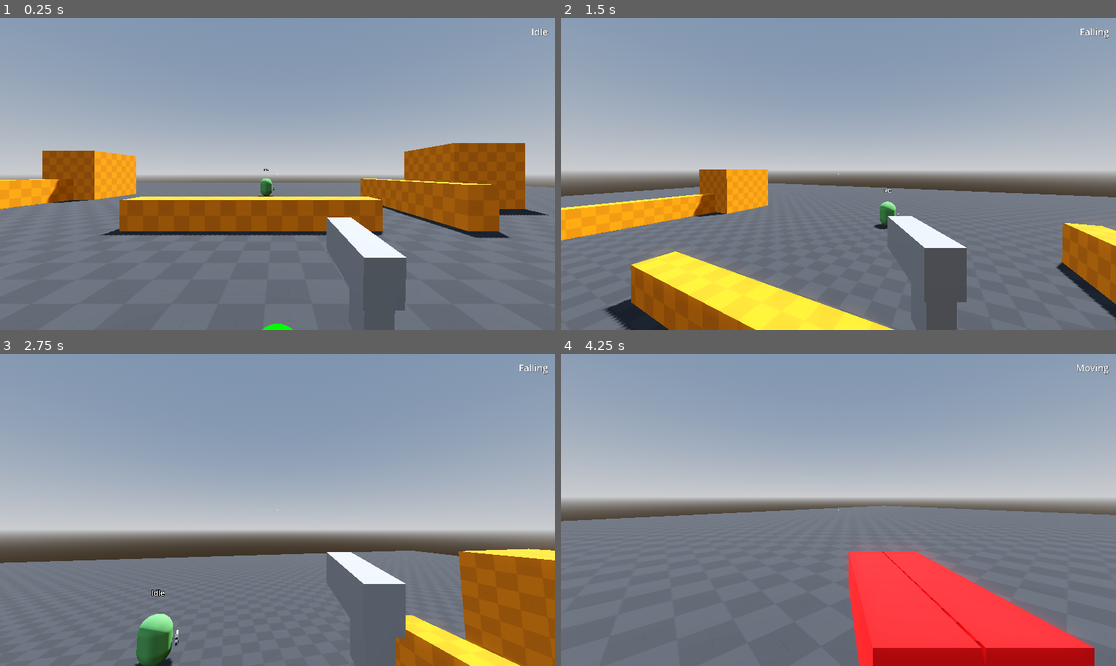
Above: before the commit, frames 1-4 (two rows, left to right).
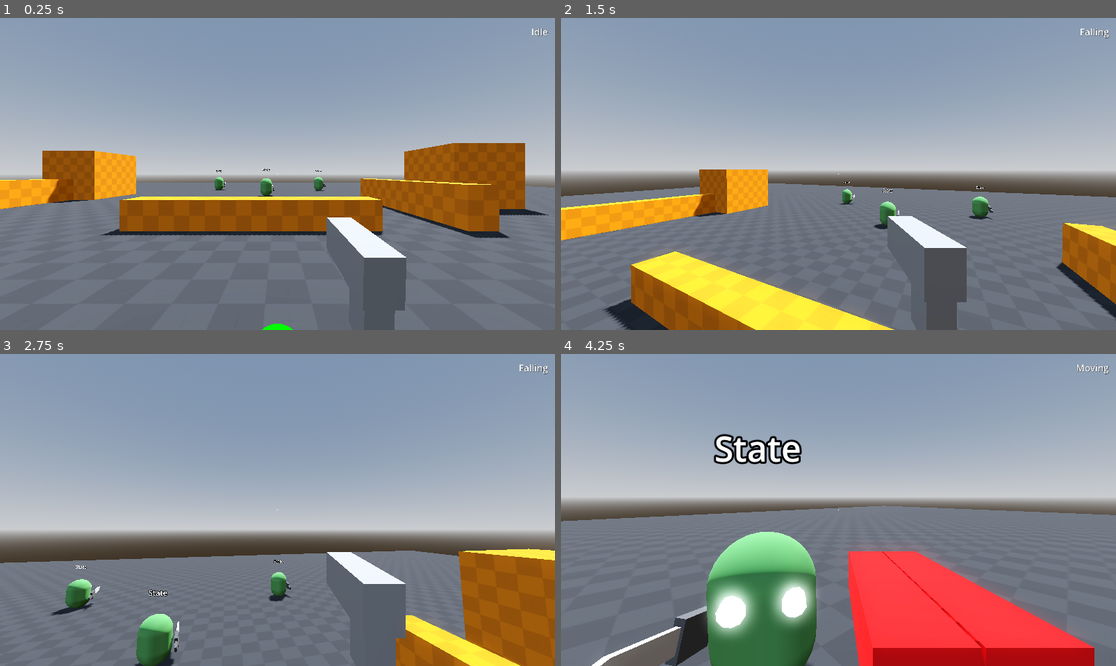
Above: after the commit, the same moments.

Repository: WyattBumbalough/ShootyGamePrototype
Game: Godot game, scene res://Entities/Levels/Test Map 2/test_map_02.tscn
Two runs of this game, one before a commit and one after it. Both use one fixed random seed, a clock stepped at 60 frames per second and the inputs below.
Inputs (mouse positions are in pixels of both pictures, inside the frame that each line leads up to):
- Up to frame 1 (0.25 s): no input
- Up to frame 2 (1.5 s): move the mouse to (866, 174) at 0.52 s; hold E (action) 0.53-1.28 s; hold W (up) from 0.53 s (still down); tap Space (jump) at 0.77, 0.8, 1.07, 1.35 s; move the mouse to (810, 174) at 1.27 s
- Up to frame 3 (2.75 s): keep holding W (up); tap Space (jump) at 1.52, 1.82, 2.3 s; tap E (action) at 1.55 s; move the mouse to (288, 503) at 2.02 s; hold E (action) from 2.03 s (still down)
- Up to frame 4 (4.25 s): keep holding W (up); move the mouse to (832, 516) at 2.77 s; release E (action) at 2.78 s; tap Mouse wheel down (scrolldown) at 2.85 s; tap Space (jump) at 3.02, 3.32, 3.77, 3.8, 4.07 s; tap E (action) at 3.05 s; move the mouse to (877, 513) at 3.52 s; hold Mouse wheel up (scrollup) from 3.53 s (still down)

The runs differ from the first frame. In frame 1, 0.2% of the frame differs, in the area x 38-59%, y 48-58%; in frame 2, 0.3%; in frame 3, 0.9%; in frame 4, 11%, in the area x 5-47%, y 25-100%.

Commit message:
enemy attacks

Diff:
--- /dev/null
+++ b/Common/Components/detection_component.gd
@@ -0,0 +1,3 @@
+@icon("res://Assets/Icons/detection.png")
+extends Area3D
+class_name DetectionComponent
--- a/Entities/Enemies/Small/States/enemy_small_attack.gd
+++ b/Entities/Enemies/Small/States/enemy_small_attack.gd
@@ -3,16 +3,22 @@
 
 
 func enter(_previous_state: State):
+	Char.velocity = Vector3.ZERO
+	Char.look_at(Global.CurrentPlayer.global_position, Vector3.UP)
 	Char.animations.play("attack")
 
 
 func handle_physics(_delta) -> State:
-	Char.handle_movement(move_speed, _delta)
-	Char.look_at(Global.CurrentPlayer.global_position, Vector3.UP)
+	var dir = Char.global_position.direction_to(Char.player.global_position)
+	var rotation_speed = 4
+	var target_rotation = dir.signed_angle_to(Vector3.MODEL_REAR, Vector3.DOWN)
+	if abs(target_rotation - Char.rotation.y) > deg_to_rad(60):
+		rotation_speed = 20 # Rotates faster if more than 60 deg required.
+	Char.rotation.y = lerp_angle(Char.rotation.y, target_rotation, _delta * rotation_speed)
 
 	return null
 
 
 func _on_animation_player_animation_finished(anim_name: StringName) -> void:
 	if anim_name == "attack":
-		state_machine.change_state(idle_state)
+		state_machine.change_state(moving_state)
--- a/Entities/Enemies/Small/States/enemy_small_moving.gd
+++ b/Entities/Enemies/Small/States/enemy_small_moving.gd
@@ -16,8 +16,10 @@
 
 
 func enter(_previous_state: State):
+	move_speed += randf_range(0, 1.75)
 	navpoint = Global.get_nav_point()
 	nav_offset = Vector3(randf_range(0.5, 1.0), 0 , randf_range(0.5, 1.0))
+	set_target_position()
 
 
 func handle_process(_delta) -> State:
@@ -37,6 +39,8 @@
 func handle_physics(_delta) -> State:
 	if time >= nav_delay:
 		set_target_position()
+		if Char.check_for_player():
+			return attack_state
 	else:
 		time += 1
 
@@ -51,6 +55,11 @@
 		Char.velocity.x = dir.x * move_speed
 		Char.velocity.z = dir.z * move_speed
 
+	#if nav_agent.is_navigation_finished():
+		#Char.velocity = Vector3.ZERO
+		#return attack_state
+
+
 	return null
 
 
--- a/Entities/Enemies/Small/enemy_small.tscn
+++ b/Entities/Enemies/Small/enemy_small.tscn
@@ -9,6 +9,7 @@
 [ext_resource type="Script" uid="uid://c3gqa1clvbac3" path="res://Entities/Enemies/Small/States/enemy_small_attack.gd" id="7_x7bwl"]
 [ext_resource type="Script" uid="uid://dyjicjvku038e" path="res://Common/Components/hurtbox_component.gd" id="8_gbnqi"]
 [ext_resource type="Script" uid="uid://cyseg2uhnh0nx" path="res://Entities/Enemies/Small/States/enemy_small_jump.gd" id="8_w7pc1"]
+[ext_resource type="Script" uid="uid://crp47tu2f1fix" path="res://Common/Components/detection_component.gd" id="10_cmykg"]
 
 [sub_resource type="CapsuleMesh" id="CapsuleMesh_wbf3x"]
 height = 1.5
@@ -30,6 +31,14 @@
 
 [sub_resource type="CapsuleShape3D" id="CapsuleShape3D_6rqwt"]
 height = 1.5
+
+[sub_resource type="CapsuleShape3D" id="CapsuleShape3D_08bp1"]
+radius = 0.6
+height = 1.5
+
+[sub_resource type="CylinderShape3D" id="CylinderShape3D_cmykg"]
+height = 1.6186523
+radius = 2.2
 
 [sub_resource type="Animation" id="Animation_cmykg"]
 length = 0.001
@@ -72,7 +81,7 @@
 tracks/3/type = "value"
 tracks/3/imported = false
 tracks/3/enabled = true
-tracks/3/path = NodePath("Knife/HurtboxComponent/CollisionShape3D:disabled")
+tracks/3/path = NodePath("HurtboxComponent/CollisionShape3D:disabled")
 tracks/3/interp = 1
 tracks/3/loop_wrap = true
 tracks/3/keys = {
@@ -91,10 +100,10 @@
 tracks/0/interp = 1
 tracks/0/loop_wrap = true
 tracks/0/keys = {
-"times": PackedFloat32Array(0, 0.3, 0.3674616, 0.5333333),
-"transitions": PackedFloat32Array(0.5, 2, 2, 2),
-"update": 0,
-"values": [Vector3(0, 0.75, 0), Vector3(0, 0.75, 0.75), Vector3(0, 0.75, 0.75), Vector3(0, 0.75, 0)]
+"times": PackedFloat32Array(0, 0.3, 0.3674616, 0.6333333, 0.76666665),
+"transitions": PackedFloat32Array(0.5, 2, 2, 2, 0.5),
+"update": 0,
+"values": [Vector3(0, 0.75, 0), Vector3(0, 0.75, 0.75), Vector3(0, 0.75, 0.75), Vector3(0, 0.75, -0.605), Vector3(0, 0.75, 0)]
 }
 tracks/1/type = "value"
 tracks/1/imported = false
@@ -103,10 +112,10 @@
 tracks/1/interp = 1
 tracks/1/loop_wrap = true
 tracks/1/keys = {
-"times": PackedFloat32Array(0, 0.36666667, 0.5333333, 0.6666666),
+"times": PackedFloat32Array(0, 0.36666667, 0.6333333, 0.9),
 "transitions": PackedFloat32Array(0.5, 2, 1, 1),
 "update": 0,
-"values": [Vector3(0.6144146, 0.6173438, -0.10717255), Vector3(0.64053243, 0.62981474, 0.8677707), Vector3(-0.107233405, 0.62981474, -0.7405869), Vector3(0.6144146, 0.6173438, -0.10717255)]
+"values": [Vector3(0.6144146, 0.6173438, -0.10717255), Vector3(0.64053243, 0.62981474, 0.8677707), Vector3(-0.107, 0.63, -1.451), Vector3(0.6144146, 0.6173438, -0.10717255)]
 }
 tracks/2/type = "value"
 tracks/2/imported = false
@@ -115,7 +124,7 @@
 tracks/2/interp = 1
 tracks/2/loop_wrap = true
 tracks/2/keys = {
-"times": PackedFloat32Array(0, 0.36666667, 0.49844816, 0.76666665),
+"times": PackedFloat32Array(0, 0.36666667, 0.49844816, 1),
 "transitions": PackedFloat32Array(0.5, 2, 1, 1),
 "update": 0,
 "values": [Vector3(-1.3086876, -0.16656783, 0.30829793), Vector3(-1.3086878, -1.077333, 0.30829793), Vector3(-0.29699415, -1.4837666, 1.502897), Vector3(-1.3086876, -0.16656783, 0.30829793)]
@@ -123,11 +132,11 @@
 tracks/3/type = "value"
 tracks/3/imported = false
 tracks/3/enabled = true
-tracks/3/path = NodePath("Knife/HurtboxComponent/CollisionShape3D:disabled")
+tracks/3/path = NodePath("HurtboxComponent/CollisionShape3D:disabled")
 tracks/3/interp = 1
 tracks/3/loop_wrap = true
 tracks/3/keys = {
-"times": PackedFloat32Array(0, 0.43333334, 0.5573588),
+"times": PackedFloat32Array(0, 0.5, 0.6),
 "transitions": PackedFloat32Array(1, 1, 1),
 "update": 1,
 "values": [true, false, true]
@@ -157,9 +166,9 @@
 &"run": SubResource("Animation_w7pc1")
 }
 
-[sub_resource type="CapsuleShape3D" id="CapsuleShape3D_08bp1"]
-radius = 0.6
-height = 1.5
+[sub_resource type="CapsuleShape3D" id="CapsuleShape3D_gbnqi"]
+radius = 0.886
+height = 1.938
 
 [sub_resource type="StandardMaterial3D" id="StandardMaterial3D_hdf0l"]
 albedo_color = Color(0.32656252, 0.32656252, 0.32656252, 1)
@@ -189,18 +198,15 @@
 "vertex_data": PackedByteArray("mq26vJo5qj6RFp+9mq26vACAqz26eZu9AezePACAqz26eZu9mq26vJo5qj6RFp+9lq26vACAqz1SlZ89mq26vAC …(1035 unchanged characters)…
 }]
 
-[sub_resource type="CapsuleShape3D" id="CapsuleShape3D_gbnqi"]
-radius = 0.57214355
-height = 1.353
-
-[node name="EnemySmall" type="CharacterBody3D" node_paths=PackedStringArray("health_component", "hitbox_component", "state_machine", "animations", "nav_agent")]
+[node name="EnemySmall" type="CharacterBody3D" node_paths=PackedStringArray("state_machine", "animations", "nav_agent", "health_component", "hitbox_component", "detection_component")]
 script = ExtResource("1_afgpb")
 move_speed = 5.0
-health_component = NodePath("HealthComponent")
-hitbox_component = NodePath("HitboxComponent")
 state_machine = NodePath("StateMachine")
 animations = NodePath("AnimationPlayer")
 nav_agent = NodePath("NavigationAgent3D")
+health_component = NodePath("HealthComponent")
+hitbox_component = NodePath("HitboxComponent")
+detection_component = NodePath("DetectionComponent")
 
 [node name="Mesh" type="MeshInstance3D" parent="."]
 transform = Transform3D(1, 0, 0, 0, 1, 0, 0, 0, 1, 0, 0.75, 0)
@@ -224,22 +230,11 @@
 transform = Transform3D(1, 0, 0, 0, 1, 0, 0, 0, 1, 0, 0.75, 0)
 shape = SubResource("CapsuleShape3D_6rqwt")
 
-[node name="NavigationAgent3D" type="NavigationAgent3D" parent="."]
-path_desired_distance = 2.5
-radius = 10.0
-debug_enabled = true
-
-[node name="AnimationPlayer" type="AnimationPlayer" parent="."]
-libraries = {
-&"": SubResource("AnimationLibrary_w6c2i")
-}
-
 [node name="HealthComponent" type="Node" parent="."]
 script = ExtResource("2_mipfx")
 max_health = 50.0
 
 [node name="HitboxComponent" type="Area3D" parent="." node_paths=PackedStringArray("health_component")]
-visible = false
 collision_layer = 2
 script = ExtResource("3_1ei65")
 health_component = NodePath("../HealthComponent")
@@ -248,6 +243,26 @@
 transform = Transform3D(1, 0, 0, 0, 1, 0, 0, 0, 1, 0, 0.75, 0)
 shape = SubResource("CapsuleShape3D_08bp1")
 debug_color = Color(0.9607843, 0, 0.26666668, 0.84705883)
+
+[node name="DetectionComponent" type="Area3D" parent="."]
+collision_mask = 8
+script = ExtResource("10_cmykg")
+
+[node name="CollisionShape3D" type="CollisionShape3D" parent="DetectionComponent"]
+transform = Transform3D(1, 0, 0, 0, 1, 0, 0, 0, 1, 0, 0.8093262, 0)
+shape = SubResource("CylinderShape3D_cmykg")
+debug_color = Color(0.6076347, 0.70196074, 0, 0.41960785)
+
+[node name="NavigationAgent3D" type="NavigationAgent3D" parent="."]
+path_desired_distance = 2.5
+avoidance_enabled = true
+radius = 10.0
+debug_enabled = true
+
+[node name="AnimationPlayer" type="AnimationPlayer" parent="."]
+libraries = {
+&"": SubResource("AnimationLibrary_w6c2i")
+}
 
 [node name="StateMachine" type="Node" parent="." node_paths=PackedStringArray("starting_state")]
 script = ExtResource("4_mipfx")
@@ -267,9 +282,10 @@
 attack_state = NodePath("../Attack")
 move_speed = 5.0
 
-[node name="Attack" type="Node" parent="StateMachine" node_paths=PackedStringArray("idle_state")]
+[node name="Attack" type="Node" parent="StateMachine" node_paths=PackedStringArray("idle_state", "moving_state")]
 script = ExtResource("7_x7bwl")
 idle_state = NodePath("../Idle")
+moving_state = NodePath("../Moving")
 move_speed = 0.0
 
 [node name="Jump" type="Node" parent="StateMachine"]
@@ -281,22 +297,22 @@
 text = "State"
 font_size = 50
 
-[node name="Knife" type="MeshInstance3D" parent="."]
-unique_name_in_owner = true
-transform = Transform3D(0.9882546, -0.14665183, -0.042961396, 0.078626, 0.24690083, 0.9658457, -0.1310358, -0.95787954, 0.25553158, 0.6144146, 0.6173438, -0.10717255)
-mesh = SubResource("ArrayMesh_66v6q")
-
-[node name="HurtboxComponent" type="Area3D" parent="Knife"]
-transform = Transform3D(1, 1.4901161e-08, 3.7252903e-09, -1.4901161e-08, 0.99999994, 1.4901161e-08, 3.7252903e-09, 0, 1, 0, 0, 0)
+[node name="HurtboxComponent" type="Area3D" parent="."]
+transform = Transform3D(0.38889542, -0.12996678, -0.9120684, 0.9168469, 0.15161984, 0.36932766, 0.09028725, -0.9798572, 0.17812388, -0.044527993, 0.76316977, -0.9049051)
 collision_layer = 0
 collision_mask = 4
 script = ExtResource("8_gbnqi")
 
-[node name="CollisionShape3D" type="CollisionShape3D" parent="Knife/HurtboxComponent"]
+[node name="CollisionShape3D" type="CollisionShape3D" parent="HurtboxComponent"]
 transform = Transform3D(1, 1.937155e-07, 1.0058304e-06, -1.937155e-07, 1, -3.4106688e-13, -1.0058304e-06, 1.4622194e-13, 1, 7.1525574e-07, 0.49353033, -1.7136335e-07)
 shape = SubResource("CapsuleShape3D_gbnqi")
 disabled = true
 debug_color = Color(0.7019608, 0, 0, 1)
 
+[node name="Knife" type="MeshInstance3D" parent="."]
+unique_name_in_owner = true
+transform = Transform3D(0.9882547, -0.30430257, -0.06036076, 0.07862601, 0.5123192, 1.3570132, -0.13103582, -1.9876001, 0.35902187, 0.6144146, 0.6173438, -0.10717255)
+mesh = SubResource("ArrayMesh_66v6q")
+
 [connection signal="link_reached" from="NavigationAgent3D" to="StateMachine/Moving" method="_on_navigation_agent_3d_link_reached"]
 [connection signal="animation_finished" from="AnimationPlayer" to="StateMachine/Attack" method="_on_animation_player_animation_finished"]
--- a/Entities/Enemies/enemy.gd
+++ b/Entities/Enemies/enemy.gd
@@ -6,11 +6,13 @@
 @export var type: Global.ENEMY_TYPES
 
 @export_category("Nodes")
-@export var health_component: HealthComponent
-@export var hitbox_component: HitboxComponent
 @export var state_machine: StateMachine
 @export var animations: AnimationPlayer
 @export var nav_agent: NavigationAgent3D
+@export var health_component: HealthComponent
+@export var hitbox_component: HitboxComponent
+@export var detection_component: DetectionComponent
+
 
 var path_offset: Vector3 = Vector3.ZERO
 var navpoint: NavPoint
@@ -26,23 +28,26 @@
 	setup.call_deferred()
 	state_machine.initialize(self)
 
-	# Call die() when health reaches zero.
-	health_component.health_reached_zero.connect(die)
-	nav_agent.link_reached.connect(jump)
-
+	health_component.health_reached_zero.connect(die) # Call die() when health reaches zero.
+	nav_agent.link_reached.connect(jump) # Jump when a nav link is pathed to.
 
 
 func setup():
 	await get_tree().physics_frame
-	move_speed += randf_range(0.5, 2.0) # Add variation to move speed so they won't clump up.
-
 	player = get_tree().get_first_node_in_group("Player")
 
 
+func check_for_player():
+	for i in detection_component.get_overlapping_bodies():
+		if i.is_in_group("Player"):
+			return true
+
+	return false
+
+
 func _physics_process(delta: float) -> void:
+	#$Label3D.text = state_machine.current_state.name
 	state_machine.handle_physics(delta)
-	$Label3D.text = state_machine.current_state.name
-
 
 	if not is_on_floor() and gravity_enabled:
 		velocity.y -= 9.5 * delta
@@ -52,29 +57,6 @@
 
 func _process(delta: float) -> void:
 	state_machine.handle_process(delta)
-
-
-func handle_movement(speed: float, delta: float):
-	set_target_location(navpoint.global_position)
-
-	var current_pos = global_position
-	var next_pos = nav_agent.get_next_path_position()
-	var dir = current_pos.direction_to(next_pos)
-
-	var rotation_speed = 4
-	var target_rotation = dir.signed_angle_to(Vector3.MODEL_REAR, Vector3.DOWN)
-	if abs(target_rotation - rotation.y) > deg_to_rad(60):
-		rotation_speed = 20 # Rotates faster if more than 60 deg required.
-
-	rotation.y = lerp_angle(rotation.y, target_rotation, delta * rotation_speed)
-
-	#rotation.y = move_toward(rotation.y, target_rotation, delta * rotation_speed)
-
-	velocity = dir * speed
-
-
-func set_target_location(new_position: Vector3):
-	nav_agent.target_position = new_position
 
 
 func die():
@@ -88,6 +70,6 @@
 	queue_free()
 
 
-func jump(data: Dictionary):
+func jump(_data: Dictionary):
 	if is_on_floor():
 		velocity = Vector3(velocity.x, 1.5 * 5, velocity.z)
--- a/Entities/Levels/Test Map 2/test_map_02.tscn
+++ b/Entities/Levels/Test Map 2/test_map_02.tscn
@@ -110,3 +110,9 @@
 
 [node name="EnemySmall" parent="." instance=ExtResource("4_lbqlg")]
 transform = Transform3D(1, 0, 0, 0, 1, 0, 0, 0, 1, -0.10543203, 0, -7.493663)
+
+[node name="EnemySmall2" parent="." instance=ExtResource("4_lbqlg")]
+transform = Transform3D(1, 0, 0, 0, 1, 0, 0, 0, 1, 5.394568, 0, -12.993663)
+
+[node name="EnemySmall3" parent="." instance=ExtResource("4_lbqlg")]
+transform = Transform3D(1, 0, 0, 0, 1, 0, 0, 0, 1, -5.855432, 0, -13.743663)
--- a/Entities/Player/Player.tscn
+++ b/Entities/Player/Player.tscn
@@ -57,6 +57,7 @@
 [sub_resource type="CapsuleShape3D" id="CapsuleShape3D_samso"]
 
 [node name="Player" type="CharacterBody3D" node_paths=PackedStringArray("player_state_machine", "health_component", "hitbox_component")]
+collision_layer = 9
 script = ExtResource("1_xhfnw")
 player_state_machine = NodePath("PlayerStateMachine")
 health_component = NodePath("HealthComponent")
--- a/project.godot
+++ b/project.godot
@@ -102,6 +102,7 @@
 
 3d_physics/layer_2="Hitbox"
 3d_physics/layer_3="Player Hitbox"
+3d_physics/layer_4="Player Body"
 
 [navigation]
 
Binary file added: Assets/Icons/detection.png
Not shown, added: Assets/Icons/detection.png.import
Binary file added: Assets/Icons/icon_visibility.png
Not shown, added: Assets/Icons/icon_visibility.png.import
Not shown, added: Common/Components/detection_component.gd.uid
Not shown: 1 places in Entities/Enemies/Small/enemy_small.tscn that only renumber resources
